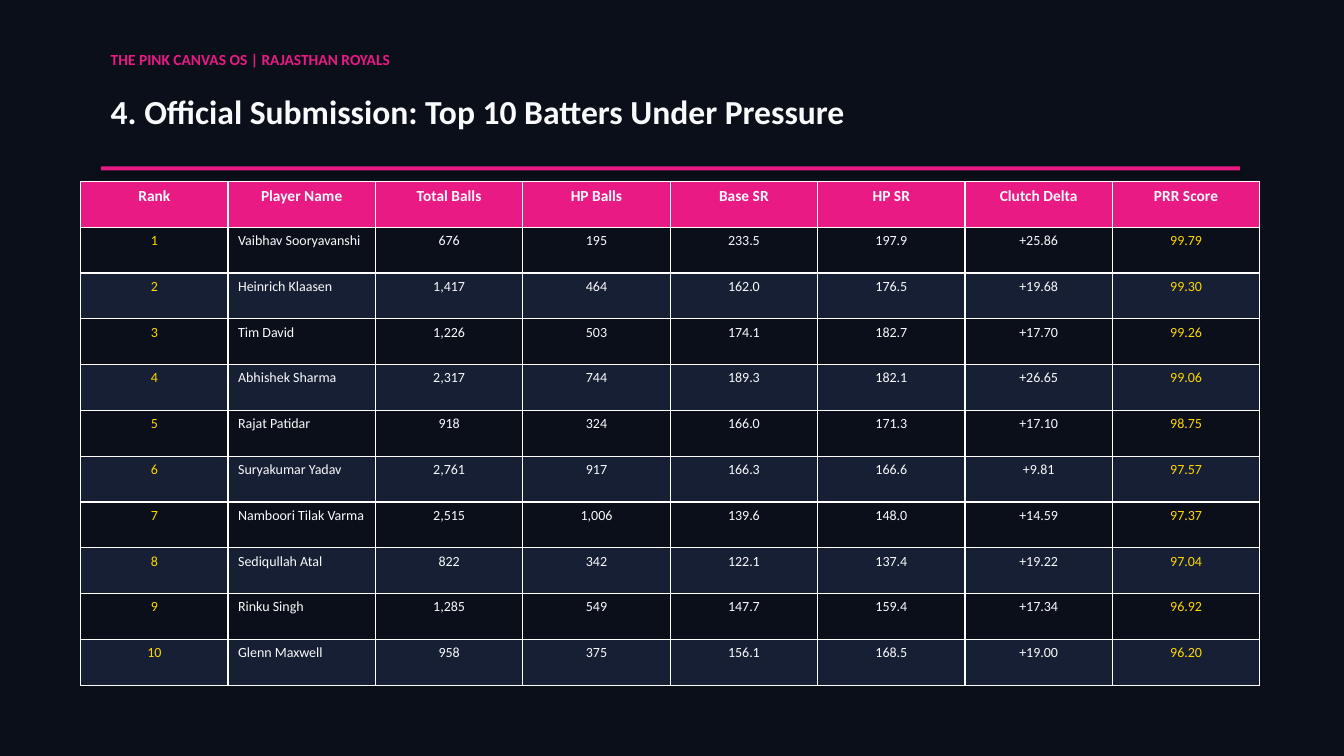
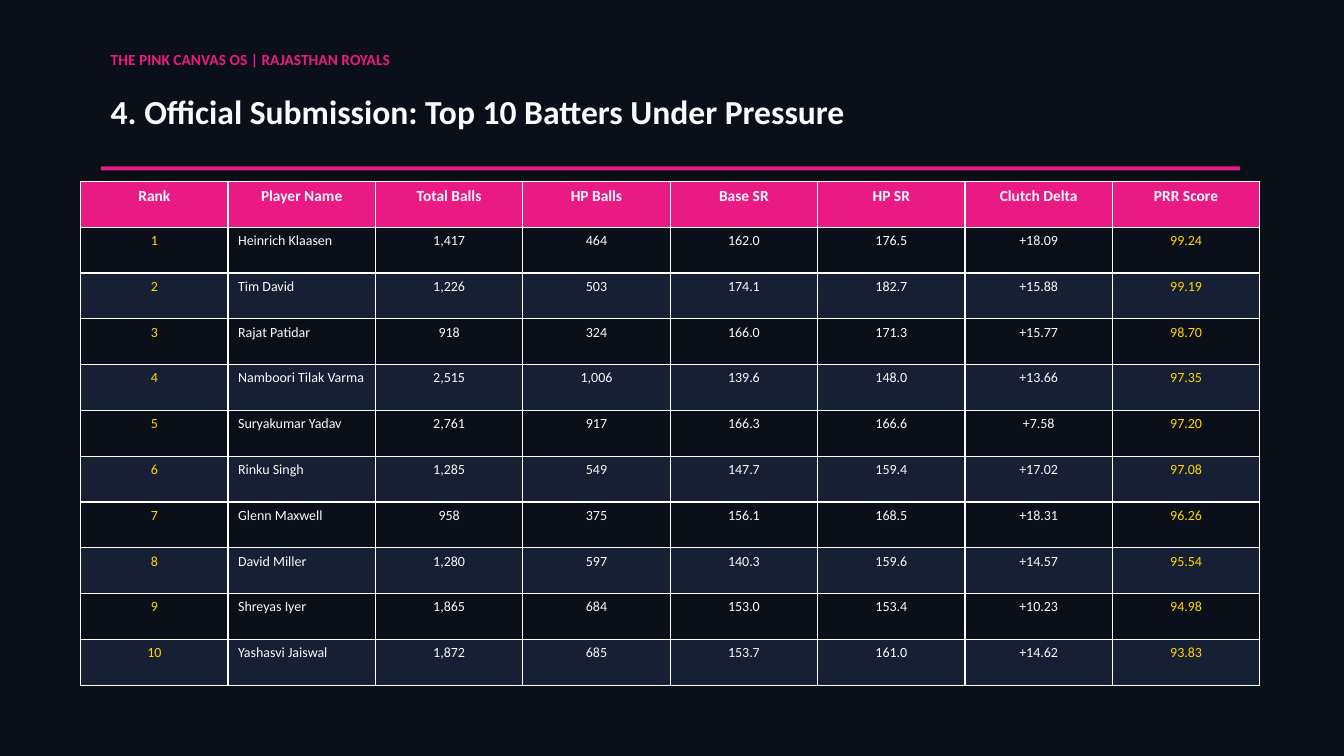
Before and after one commit to passionate-coder26/SupeRR-selector, a slide deck: slide 5 of assets/SupeRR_Selector_S2_Methodology_Report.pptx. Drawn at 1344x756 pixels with LibreOffice and Linux fonts; fonts in the diff are those of the drawing. Boxes give left, top, right and bottom in pixels: in the first picture for what was removed or moved away, otherwise in the second. Text is boxed around its words. In the diff, an @@ line names an element or a change of style, - is before the commit and + after.

```diff
--- a/assets/SupeRR_Selector_S2_Methodology_Report.pptx
+++ b/assets/SupeRR_Selector_S2_Methodology_Report.pptx
@@ table at [81, 181, 1258, 686] @@
-row 2: 1 | Vaibhav Sooryavanshi | 676 | 195 | 233.5 | 197.9 | +25.86 | 99.79
+row 2: 1 | Heinrich Klaasen | 1,417 | 464 | 162.0 | 176.5 | +18.09 | 99.24
-row 3: 2 | Heinrich Klaasen | 1,417 | 464 | 162.0 | 176.5 | +19.68 | 99.30
+row 3: 2 | Tim David | 1,226 | 503 | 174.1 | 182.7 | +15.88 | 99.19
-row 4: 3 | Tim David | 1,226 | 503 | 174.1 | 182.7 | +17.70 | 99.26
+row 4: 3 | Rajat Patidar | 918 | 324 | 166.0 | 171.3 | +15.77 | 98.70
-row 5: 4 | Abhishek Sharma | 2,317 | 744 | 189.3 | 182.1 | +26.65 | 99.06
+row 5: 4 | Namboori Tilak Varma | 2,515 | 1,006 | 139.6 | 148.0 | +13.66 | 97.35
-row 6: 5 | Rajat Patidar | 918 | 324 | 166.0 | 171.3 | +17.10 | 98.75
+row 6: 5 | Suryakumar Yadav | 2,761 | 917 | 166.3 | 166.6 | +7.58 | 97.20
-row 7: 6 | Suryakumar Yadav | 2,761 | 917 | 166.3 | 166.6 | +9.81 | 97.57
+row 7: 6 | Rinku Singh | 1,285 | 549 | 147.7 | 159.4 | +17.02 | 97.08
-row 8: 7 | Namboori Tilak Varma | 2,515 | 1,006 | 139.6 | 148.0 | +14.59 | 97.37
+row 8: 7 | Glenn Maxwell | 958 | 375 | 156.1 | 168.5 | +18.31 | 96.26
-row 9: 8 | Sediqullah Atal | 822 | 342 | 122.1 | 137.4 | +19.22 | 97.04
+row 9: 8 | David Miller | 1,280 | 597 | 140.3 | 159.6 | +14.57 | 95.54
-row 10: 9 | Rinku Singh | 1,285 | 549 | 147.7 | 159.4 | +17.34 | 96.92
+row 10: 9 | Shreyas Iyer | 1,865 | 684 | 153.0 | 153.4 | +10.23 | 94.98
-row 11: 10 | Glenn Maxwell | 958 | 375 | 156.1 | 168.5 | +19.00 | 96.20
+row 11: 10 | Yashasvi Jaiswal | 1,872 | 685 | 153.7 | 161.0 | +14.62 | 93.83
```
Also in this commit, not shown: 2 other slides changed, 5 other files.
